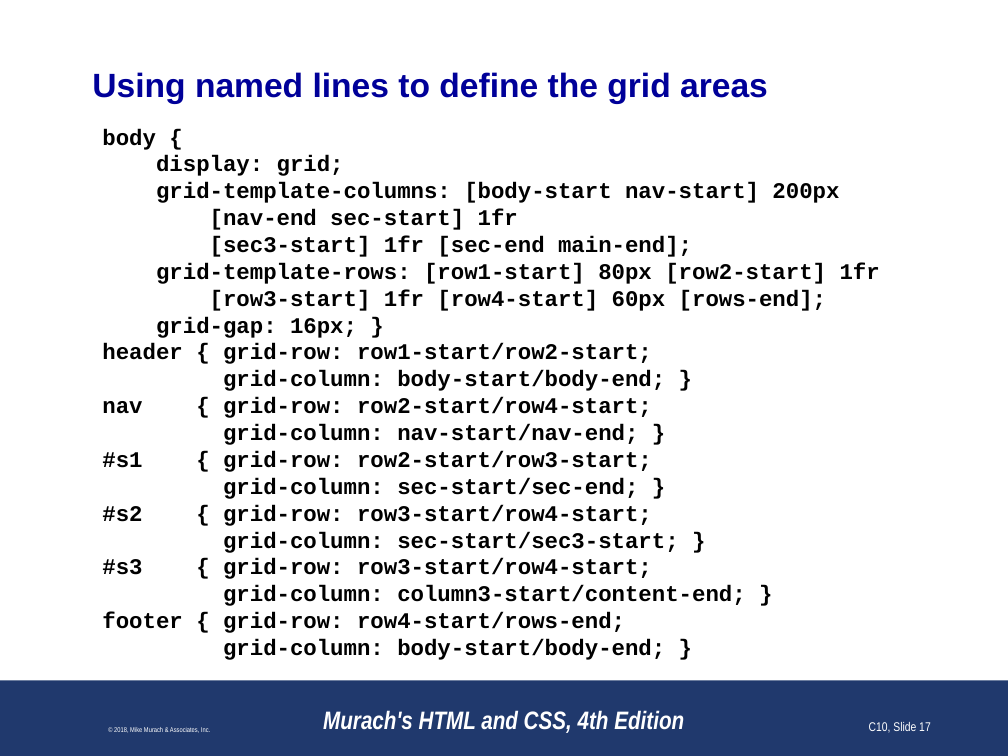
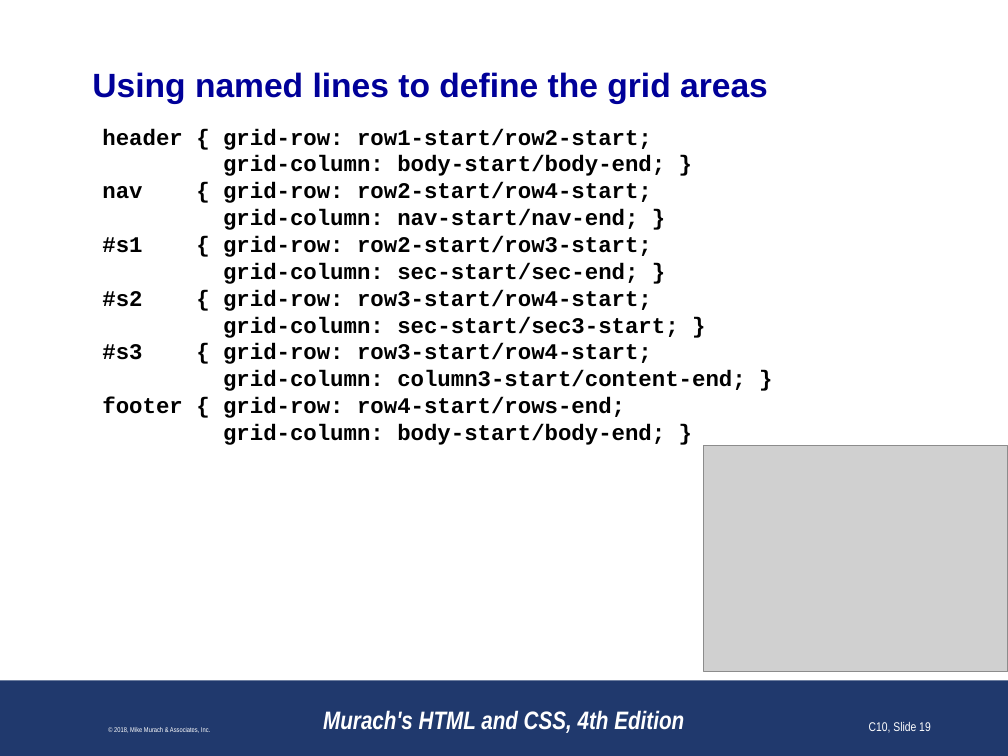
Before and after one commit to paulsmithkc/awd1000_base_lab_and_homework, a slide deck: slide 19 of murach_html_4e/slides/Chapter 10 slides (Revised).pptx (slide 17 before the commit). Drawn at 1008x756 pixels with LibreOffice and Linux fonts; fonts in the diff are those of the drawing; grey boxes stand for pictures; background and template pictures are left out. Boxes give left, top, right and bottom in pixels: in the first picture for what was removed or moved away, otherwise in the second. Text is boxed around its words. In the diff, an @@ line names an element or a change of style, - is before the commit and + after.

```diff
--- a/murach_html_4e/slides/Chapter 10 slides (Revised).pptx
+++ b/murach_html_4e/slides/Chapter 10 slides (Revised).pptx
@@ text at (x1=102, y1=128, x2=880, y2=338): paragraphs removed @@
-body {
-display: grid;
-grid-template-columns: [body-start nav-start] 200px
-[nav-end sec-start] 1fr
-[sec3-start] 1fr [sec-end main-end];
-grid-template-rows: [row1-start] 80px [row2-start] 1fr
-[row3-start] 1fr [row4-start] 60px [rows-end];
-grid-gap: 16px; }
@@ picture added at (x1=704, y1=446, x2=1008, y2=672) @@
@@ page number at (x1=869, y1=722, x2=931, y2=733): text changed @@
-C10, Slide 17
+C10, Slide 19
```
Also in this commit, not shown: 19 other slides changed, 1 slide added, 7 slides removed.
